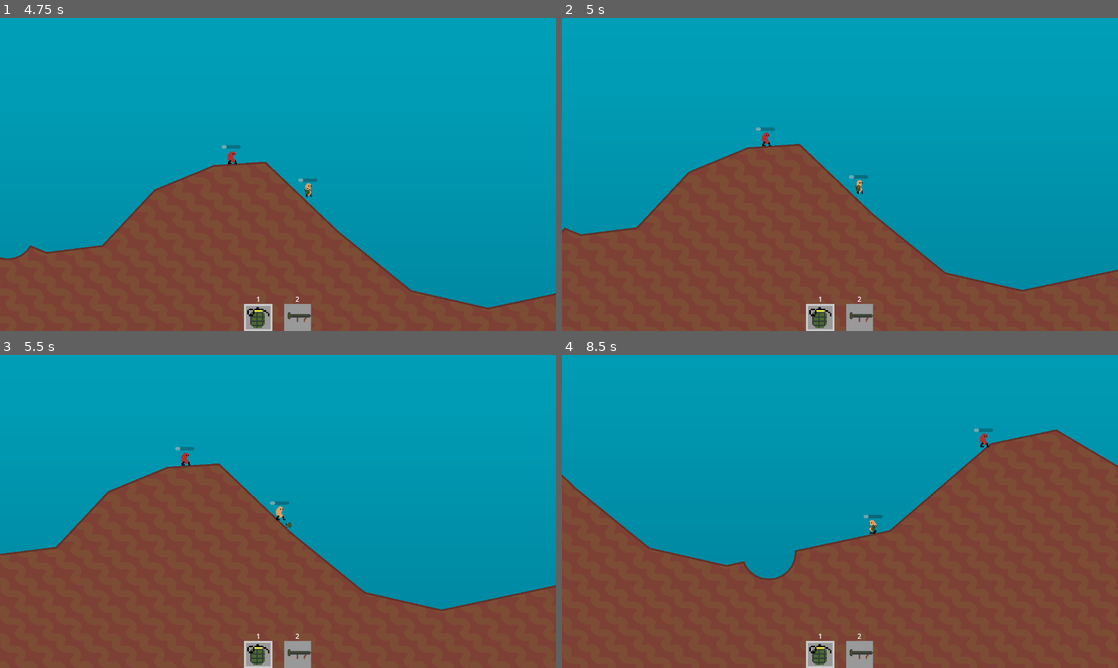
Above: before the commit, frames 1-4 (two rows, left to right).
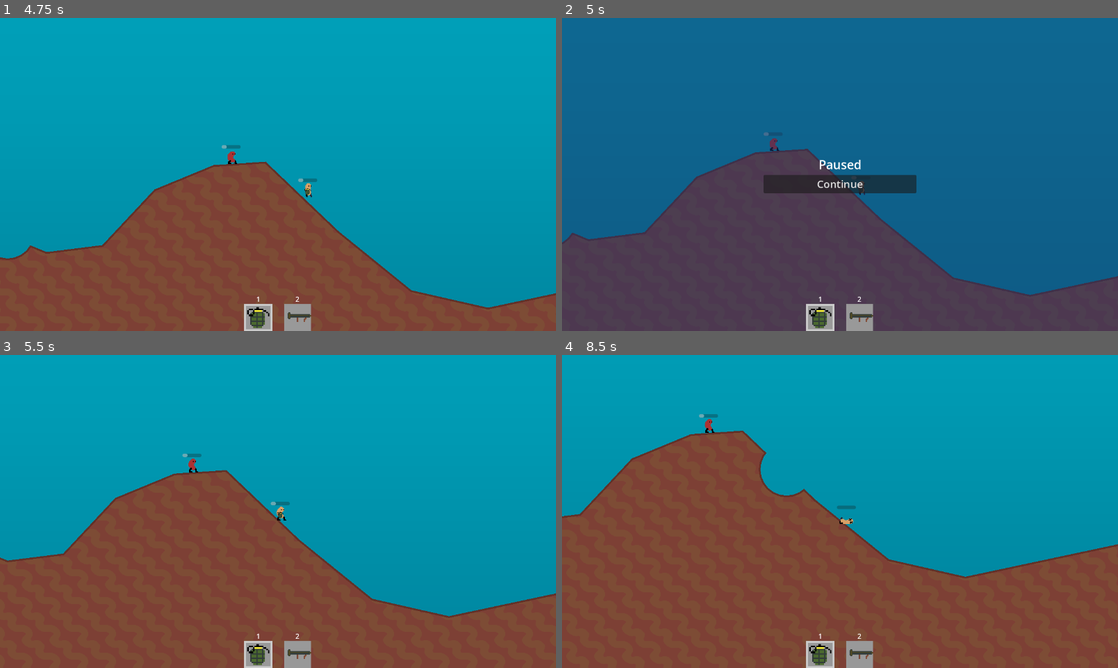
Above: after the commit, the same moments.

Repository: fredchien3/20-game-challenge
Game: Godot game, scene res://main/main.tscn
Two runs of this game, one before a commit and one after it. Both use one fixed random seed, a clock stepped at 60 frames per second and the inputs below.
Inputs (mouse positions are in pixels of both pictures, inside the frame that each line leads up to):
- Up to frame 1 (4.75 s): click "Start" at 0.5 s; move the mouse to (400, 158) at 1.27 s; hold 1 (select_weapon_1) 1.28-2.03 s; hold D (move_right) 1.28-2.78 s; click (400, 158) at 1.42 s; tap Space (jump) at 1.52, 2.27, 3.77, 4.52 s; move the mouse to (166, 190) at 2.02 s; tap 2 (select_weapon_2) at 2.1 s; move the mouse to (333, 105) at 2.77 s; press the mouse at (333, 105) at 2.78 s; hold A (move_left) 2.78-3.53 s; move the mouse to (250, 237) at 3.52 s; release the mouse at (250, 237) at 3.53 s; hold D (move_right) from 3.53 s (still down); tap I at 3.6 s; click (250, 237) at 3.67 s; tap Enter at 4.25 s; move the mouse to (444, 221) at 4.27 s; hold 1 (select_weapon_1) from 4.28 s (still down)
- Up to frame 2 (5 s): keep holding D (move_right); keep holding 1 (select_weapon_1); tap Escape (pause, bound only after the commit) at 4.9 s
- Up to frame 3 (5.5 s): release D (move_right) at 5 s; release 1 (select_weapon_1) at 5 s; click (278, 520) at 5 s, where only the run after the commit has a clickable "Continue"
- Up to frame 4 (8.5 s): move the mouse to (673, 464) at 5.77 s; hold A (move_left) 5.78-6.53 s; tap 2 (select_weapon_2) at 5.85 s; tap Space (jump) at 6.02, 7.52, 8.27 s; move the mouse to (867, 511) at 6.52 s; press the mouse at (867, 511) at 6.53 s; hold D (move_right) 6.53-7.28 s; move the mouse to (756, 433) at 7.27 s; release the mouse at (756, 433) at 7.28 s; hold A (move_left) from 7.28 s (still down); tap I at 7.35 s; move the mouse to (962, 495) at 8.02 s; hold 1 (select_weapon_1) from 8.03 s (still down)

Frame 1 is identical in both runs. In frame 2, 99% of the frame differs, in the area x 0-100%, y 0-100%; in frame 3, 2.7%; in frame 4, 27%.

Commit message:
Add pause

Diff:
--- a/7--worms/main/level.tscn
+++ b/7--worms/main/level.tscn
@@ -25,6 +25,7 @@
 point_count = 5
 
 [node name="Level" type="Node2D" unique_id=1356992224 node_paths=PackedStringArray("terrain", "camera", "spawn_point", "game_ui")]
+process_mode = 1
 script = ExtResource("1_uhgg0")
 terrain = NodePath("Terrain")
 camera = NodePath("Camera2D")
--- a/7--worms/main/main.gd
+++ b/7--worms/main/main.gd
@@ -2,20 +2,23 @@
 
 @export var main_menu: CanvasLayer
 @export var game_over_menu: CanvasLayer
+@export var paused_menu: CanvasLayer
 @export var LevelScene: PackedScene
 @export var winner_label: Label
 
 var level: Node2D
 
 
-# Called when the node enters the scene tree for the first time.
 func _ready() -> void:
-	pass # Replace with function body.
+	game_over_menu.visible = false
+	paused_menu.visible = false
 
 
-# Called every frame. 'delta' is the elapsed time since the previous frame.
-func _process(_delta: float) -> void:
-	pass
+func _input(event: InputEvent) -> void:
+	if level and event.is_action_pressed("pause"):
+		var pause_state = !get_tree().paused
+		paused_menu.visible = pause_state
+		get_tree().paused = pause_state
 
 
 func _on_start_pressed() -> void:
@@ -38,3 +41,8 @@
 	else:
 		winner_label.text = "Stalemate!"
 	game_over_menu.visible = true
+
+
+func _on_continue_pressed() -> void:
+	get_tree().paused = false
+	paused_menu.visible = false
--- a/7--worms/main/main.tscn
+++ b/7--worms/main/main.tscn
@@ -4,10 +4,12 @@
 [ext_resource type="PackedScene" uid="uid://cawnxutqlt4sl" path="res://main/level.tscn" id="2_pjrb6"]
 [ext_resource type="Theme" uid="uid://drngt71fn7ob6" path="res://ui_theme.tres" id="3_xwkvk"]
 
-[node name="Main" type="Node2D" unique_id=422347337 node_paths=PackedStringArray("main_menu", "game_over_menu", "winner_label")]
+[node name="Main" type="Node2D" unique_id=422347337 node_paths=PackedStringArray("main_menu", "game_over_menu", "paused_menu", "winner_label")]
+process_mode = 3
 script = ExtResource("1_53q0u")
 main_menu = NodePath("MainMenu")
 game_over_menu = NodePath("GameOverMenu")
+paused_menu = NodePath("PauseMenu")
 LevelScene = ExtResource("2_pjrb6")
 winner_label = NodePath("GameOverMenu/Container/Winner")
 
@@ -60,9 +62,9 @@
 anchor_right = 0.5
 anchor_bottom = 0.5
 offset_left = -176.0
-offset_top = -128.0
+offset_top = -56.0
 offset_right = 176.0
-offset_bottom = 128.0
+offset_bottom = 56.0
 grow_horizontal = 2
 grow_vertical = 2
 
@@ -80,5 +82,40 @@
 layout_mode = 2
 text = "Restart"
 
+[node name="PauseMenu" type="CanvasLayer" parent="." unique_id=1337426670]
+visible = false
+
+[node name="ColorRect" type="ColorRect" parent="PauseMenu" unique_id=809379472]
+offset_right = 1280.0
+offset_bottom = 720.0
+color = Color(0.11372549, 0.1882353, 0.41960785, 0.5019608)
+
+[node name="Container" type="VBoxContainer" parent="PauseMenu" unique_id=373598600]
+anchors_preset = 8
+anchor_left = 0.5
+anchor_top = 0.5
+anchor_right = 0.5
+anchor_bottom = 0.5
+offset_left = -176.0
+offset_top = -42.5
+offset_right = 176.0
+offset_bottom = 42.5
+grow_horizontal = 2
+grow_vertical = 2
+size_flags_horizontal = 4
+size_flags_vertical = 4
+
+[node name="Title" type="Label" parent="PauseMenu/Container" unique_id=558828354]
+layout_mode = 2
+size_flags_vertical = 1
+theme_type_variation = &"HeaderLarge"
+text = "Paused"
+horizontal_alignment = 1
+
+[node name="Continue" type="Button" parent="PauseMenu/Container" unique_id=779694107]
+layout_mode = 2
+text = "Continue"
+
 [connection signal="pressed" from="MainMenu/Container/Start" to="." method="_on_start_pressed"]
 [connection signal="pressed" from="GameOverMenu/Container/Restart" to="." method="_on_start_pressed"]
+[connection signal="pressed" from="PauseMenu/Container/Continue" to="." method="_on_continue_pressed"]
--- a/7--worms/project.godot
+++ b/7--worms/project.godot
@@ -49,16 +49,6 @@
 "events": [Object(InputEventKey,"resource_local_to_scene":false,"resource_name":"","device":-1,"window_id":0,"alt_press …(192 unchanged characters)…
 ]
 }
-crouch={
-"deadzone": 0.2,
-"events": [Object(InputEventKey,"resource_local_to_scene":false,"resource_name":"","device":-1,"window_id":0,"alt_pressed":false,"shift_pressed":false,"ctrl_pressed":false,"meta_pressed":false,"pressed":false,"keycode":0,"physical_keycode":83,"key_label":0,"unicode":115,"location":0,"echo":false,"script":null)
-]
-}
-stand={
-"deadzone": 0.2,
-"events": [Object(InputEventKey,"resource_local_to_scene":false,"resource_name":"","device":-1,"window_id":0,"alt_pressed":false,"shift_pressed":false,"ctrl_pressed":false,"meta_pressed":false,"pressed":false,"keycode":0,"physical_keycode":87,"key_label":0,"unicode":119,"location":0,"echo":false,"script":null)
-]
-}
 jump={
 "deadzone": 0.2,
 "events": [Object(InputEventKey,"resource_local_to_scene":false,"resource_name":"","device":-1,"window_id":0,"alt_press …(191 unchanged characters)…
@@ -84,6 +74,11 @@
 "events": [Object(InputEventKey,"resource_local_to_scene":false,"resource_name":"","device":-1,"window_id":0,"alt_press …(191 unchanged characters)…
 ]
 }
+pause={
+"deadzone": 0.2,
+"events": [Object(InputEventKey,"resource_local_to_scene":false,"resource_name":"","device":-1,"window_id":0,"alt_pressed":false,"shift_pressed":false,"ctrl_pressed":false,"meta_pressed":false,"pressed":false,"keycode":0,"physical_keycode":4194305,"key_label":0,"unicode":0,"location":0,"echo":false,"script":null)
+]
+}
 
 [layer_names]
 
